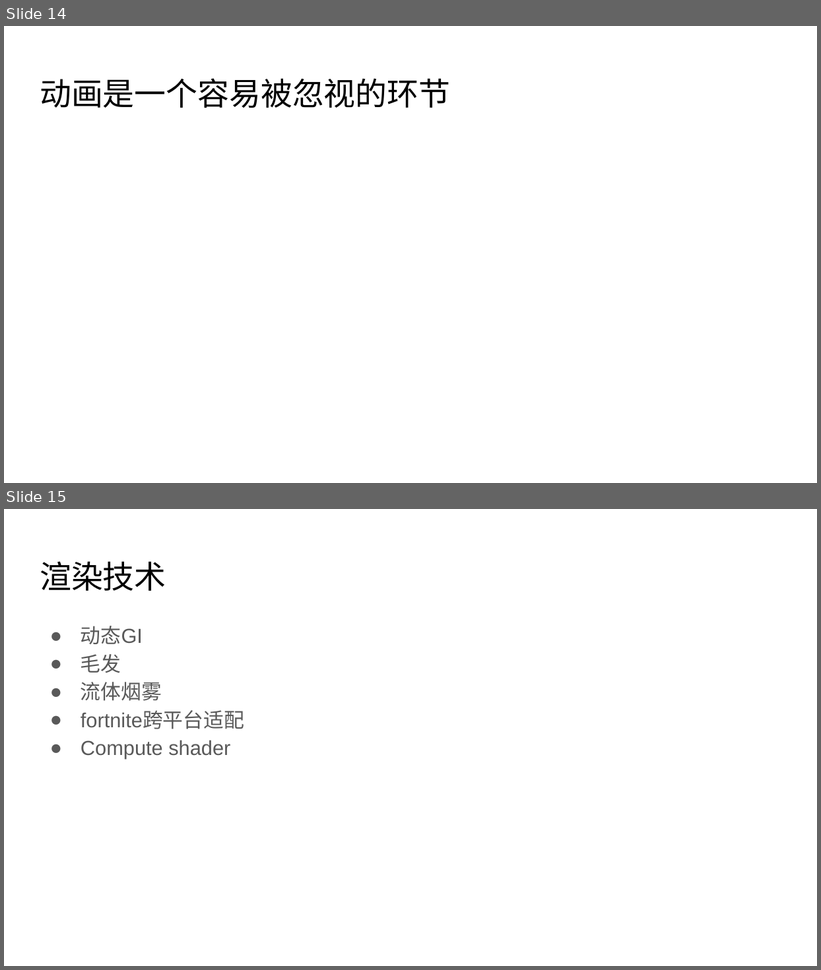
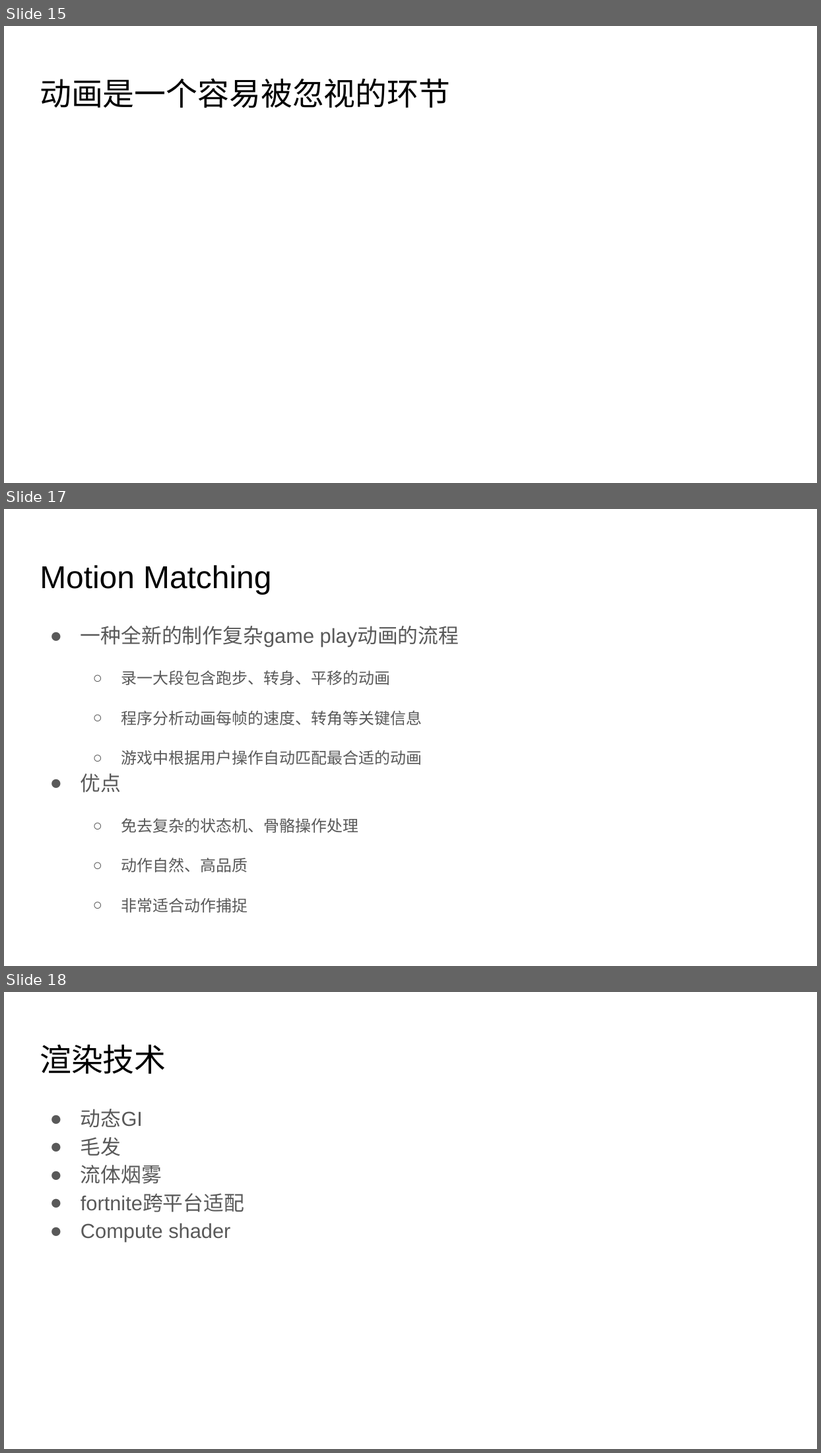
Before and after one commit to zwywilliam/docs_backup, a slide deck: b1分享.pptx. Shown one above the other, each under a label of ours: slides 14 and 15 before the commit, slides 15, 17 and 18 after it; the slides between them are not shown. The pictures are 821x970 and 821x1453 pixels, drawn with LibreOffice and Linux fonts; fonts in the diff are those of the drawing. Boxes give left, top, right and bottom in pixels: in the first picture for what was removed or moved away, otherwise in the second. Text is boxed around its words. In the diff, an @@ line names an element or a change of style, - is before the commit and + after.

```diff
--- a/b1分享.pptx
+++ b/b1分享.pptx
@@ slide 17 added at (4, 509, 817, 966), background #FFFFFF @@
@@ title added at (40, 565, 271, 594), 28 pt, text #000000 @@
+Motion Matching
@@ text added at (81, 626, 459, 913), 14 pt, text #595959 @@
+● 一种全新的制作复杂game play动画的流程
+  ○ 录一大段包含跑步、转身、平移的动画
+  ○ 程序分析动画每帧的速度、转角等关键信息
+  ○ 游戏中根据用户操作自动匹配最合适的动画
+● 优点
+  ○ 免去复杂的状态机、骨骼操作处理
+  ○ 动作自然、高品质
+  ○ 非常适合动作捕捉
@@ what was slide 14 is now slide 15 @@
@@ what was slide 15 is now slide 18 @@
```
Also in this commit, not shown: 3 slides changed, 2 other slides added.
